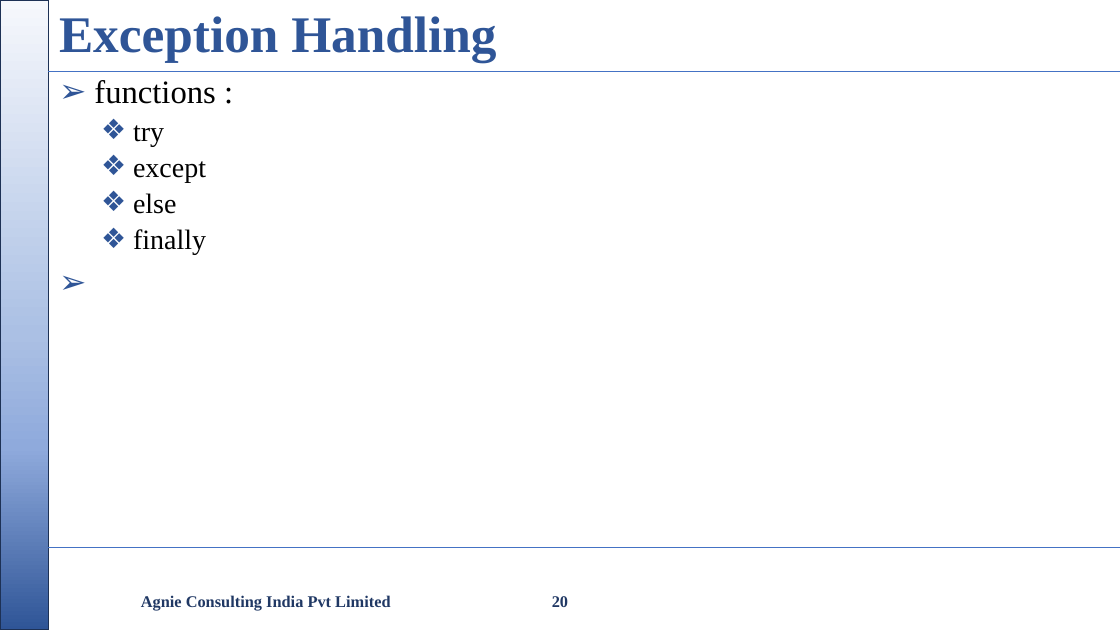
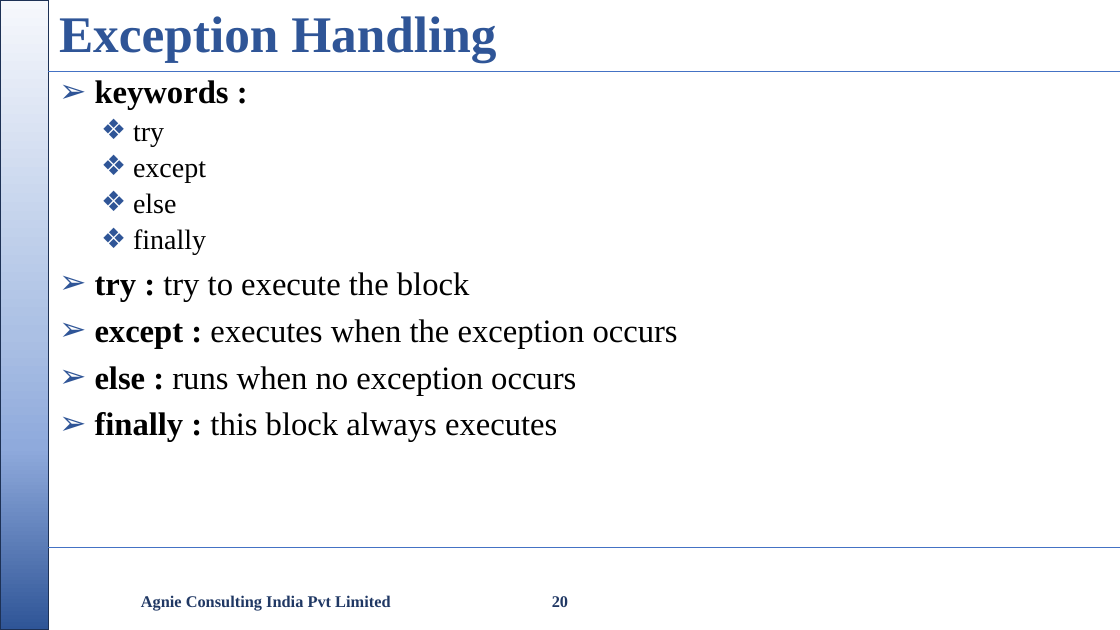
Before and after one commit to nikishdaniel1-del/Python-Cls, a slide deck: slide 20 of python class/Python Class.pptx. Drawn at 1120x630 pixels with LibreOffice and Linux fonts; fonts in the diff are those of the drawing; background and template pictures are left out. Boxes give left, top, right and bottom in pixels: in the first picture for what was removed or moved away, otherwise in the second. Text is boxed around its words. In the diff, an @@ line names an element or a change of style, - is before the commit and + after.

```diff
--- a/python class/Python Class.pptx
+++ b/python class/Python Class.pptx
@@ text at bbox=[95, 80, 229, 110]: text changed; bold on @@
-➢ functions :
+➢ keywords :
@@ text at bbox=[95, 272, 678, 442]: paragraphs added @@
+➢ try : try to execute the block
+➢ except : executes when the exception occurs
+➢ else : runs when no exception occurs
+➢ finally : this block always executes
```
Also in this commit, not shown: 5 other slides changed, 2 slides added, 4 other files.
